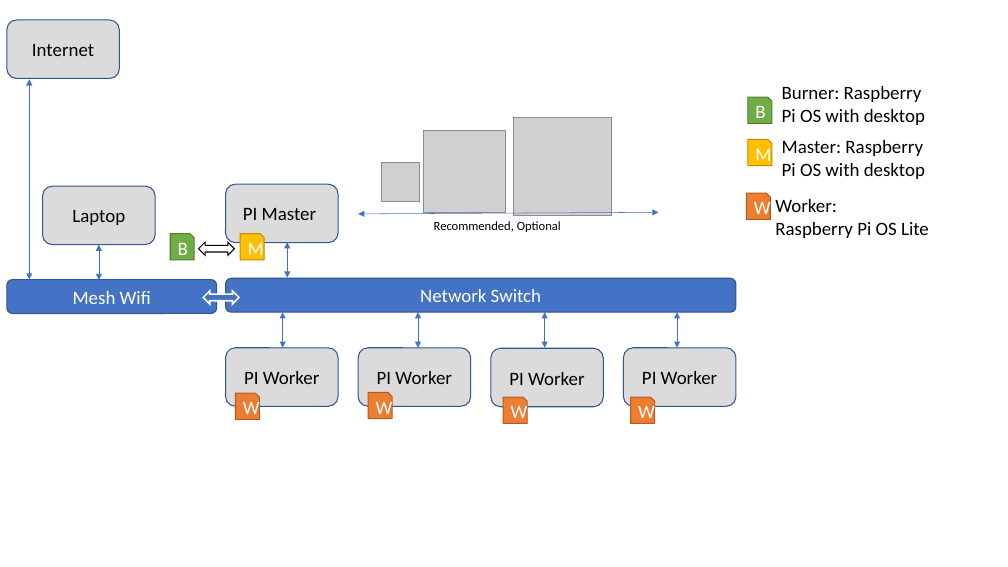
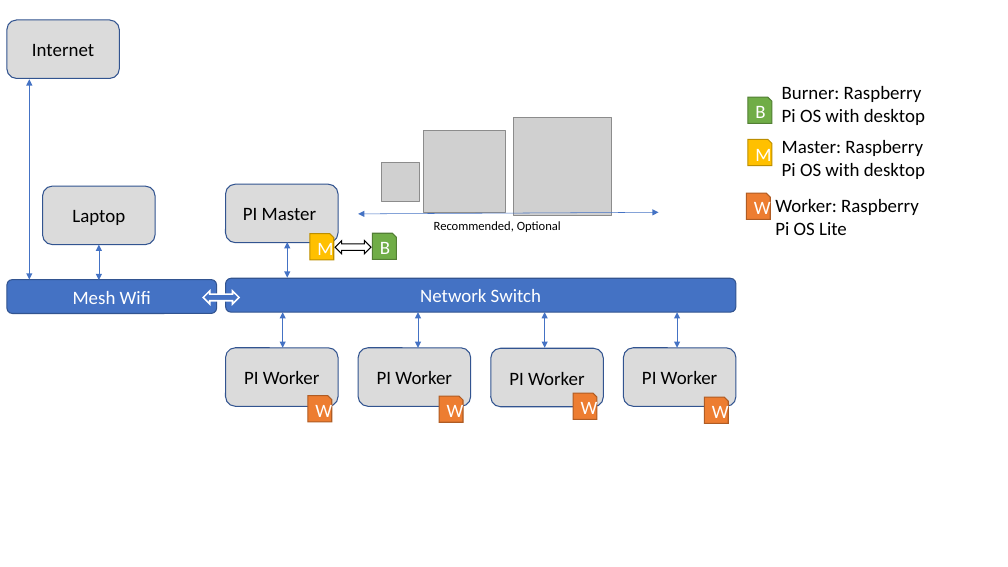
Before and after one commit to cloudmesh/cloudmesh-pi-burn, a slide deck: slide 3 of images/network.pptx. Drawn at 1008x567 pixels with LibreOffice and Linux fonts; fonts in the diff are those of the drawing; grey boxes stand for pictures. Boxes give left, top, right and bottom in pixels: in the first picture for what was removed or moved away, otherwise in the second. Text is boxed around its words. In the diff, an @@ line names an element or a change of style, - is before the commit and + after.

```diff
--- a/images/network.pptx
+++ b/images/network.pptx
@@ text at (775, 199, 919, 235): spaces changed @@
-Worker:
-Raspberry Pi OS Lite
+Worker: Raspberry
+Pi OS Lite
@@ snip rect "M": place and size @@
-snip rect "M" at (240, 234, 265, 260)
+snip rect "M" at (310, 234, 334, 260)
@@ snip rect "B": place and size @@
-snip rect "B" at (170, 234, 194, 260)
+snip rect "B" at (373, 234, 397, 260)
@@ left right arrow: place and size @@
-left right arrow at (199, 242, 235, 255)
+left right arrow at (335, 240, 371, 253)
@@ snip rect "W": place and size @@
-snip rect "W" at (236, 393, 260, 420)
+snip rect "W" at (308, 395, 332, 422)
@@ snip rect "W": place and size @@
-snip rect "W" at (368, 392, 392, 419)
+snip rect "W" at (439, 396, 464, 423)
@@ snip rect "W": place and size @@
-snip rect "W" at (504, 397, 528, 423)
+snip rect "W" at (573, 393, 597, 420)
@@ snip rect "W": place and size @@
-snip rect "W" at (631, 397, 655, 423)
+snip rect "W" at (705, 397, 729, 423)
```
Also in this commit, not shown: 1 other slide changed.
